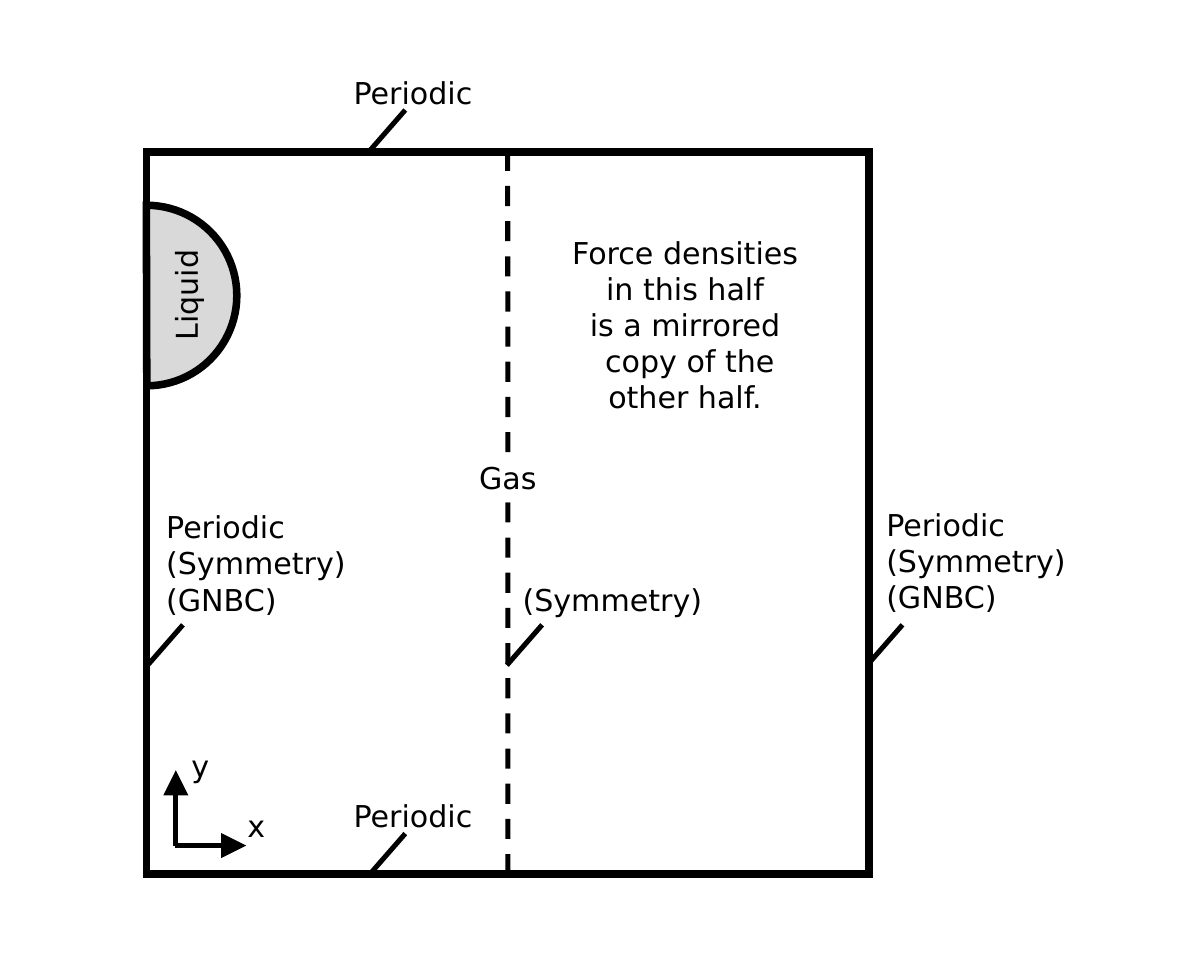
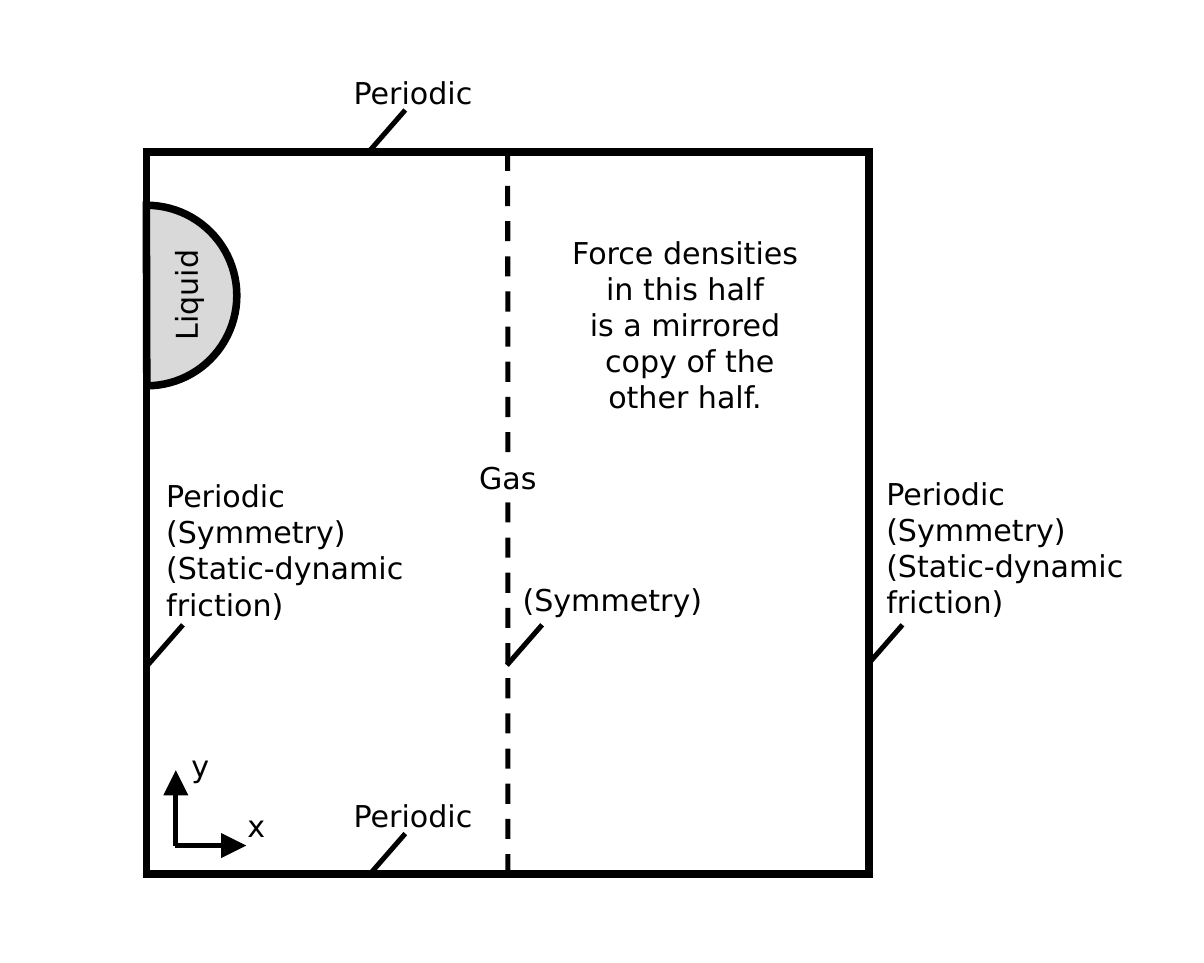
Before and after one commit to Daniel-Chin/droplet, a slide deck: slide 1 of JFM/figs/domain_schematics/domain.pptx. Drawn at 1204x963 pixels with LibreOffice and Linux fonts; fonts in the diff are those of the drawing. Boxes give left, top, right and bottom in pixels: in the first picture for what was removed or moved away, otherwise in the second. Text is boxed around its words. In the diff, an @@ line names an element or a change of style, - is before the commit and + after.

```diff
--- a/JFM/figs/domain_schematics/domain.pptx
+++ b/JFM/figs/domain_schematics/domain.pptx
@@ text "Periodic" moved from (x1=166, y1=515, x2=345, y2=615) to (x1=166, y1=484, x2=403, y2=620) @@
@@ text "Periodic" moved from (x1=886, y1=513, x2=1065, y2=612) to (x1=886, y1=482, x2=1123, y2=617) @@
@@ text at (x1=166, y1=520, x2=403, y2=620): text changed @@
-(Symmetry)
-(GNBC)
+(Symmetry)
+(Static-dynamic
+friction)
@@ text at (x1=886, y1=518, x2=1123, y2=617): text changed @@
-(Symmetry)
-(GNBC)
+(Symmetry)
+(Static-dynamic
+friction)
```
Also in this commit, not shown: 1 other slide changed, 7 other files.
